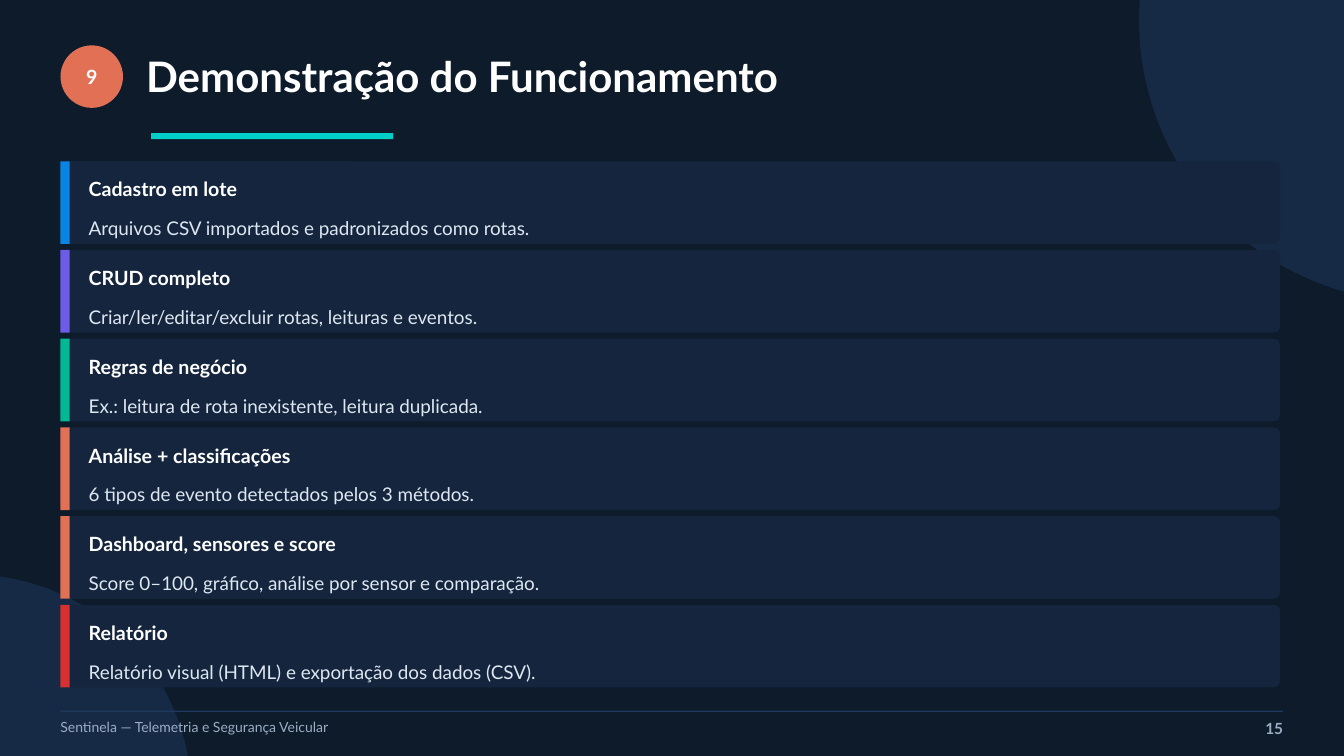
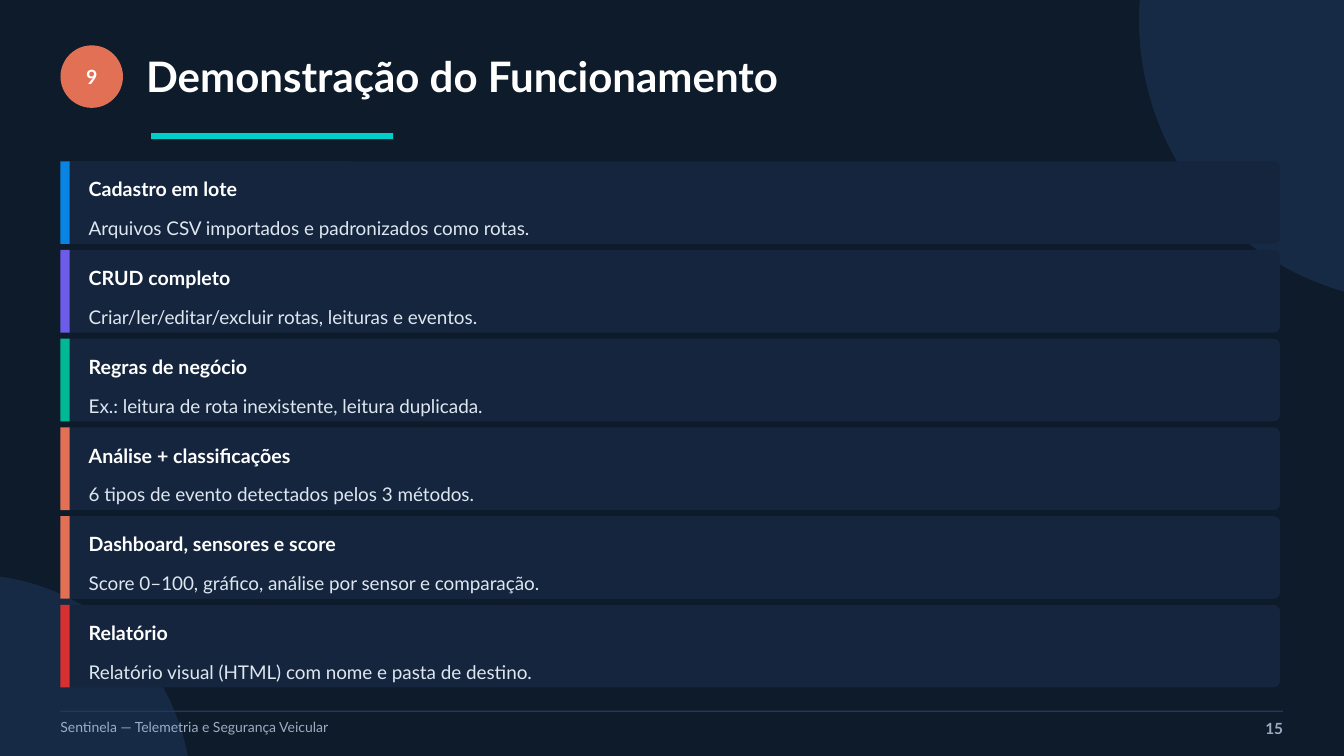
Before and after one commit to joaomauricio22/sensores-iot, a slide deck: slide 15 of apresentacao/slides_pav.pptx. Drawn at 1344x756 pixels with LibreOffice and Linux fonts; fonts in the diff are those of the drawing. Boxes give left, top, right and bottom in pixels: in the first picture for what was removed or moved away, otherwise in the second. Text is boxed around its words. In the diff, an @@ line names an element or a change of style, - is before the commit and + after.

Commit message:
Relatorio nomeavel + pasta padrao, dados sinteticos em arquivo e remocao do CSV

```diff
--- a/apresentacao/slides_pav.pptx
+++ b/apresentacao/slides_pav.pptx
@@ text at box(89, 664, 532, 683): text changed @@
-Relatório visual (HTML) e exportação dos dados (CSV).
+Relatório visual (HTML) com nome e pasta de destino.
```
Also in this commit, not shown: 12 other files.
